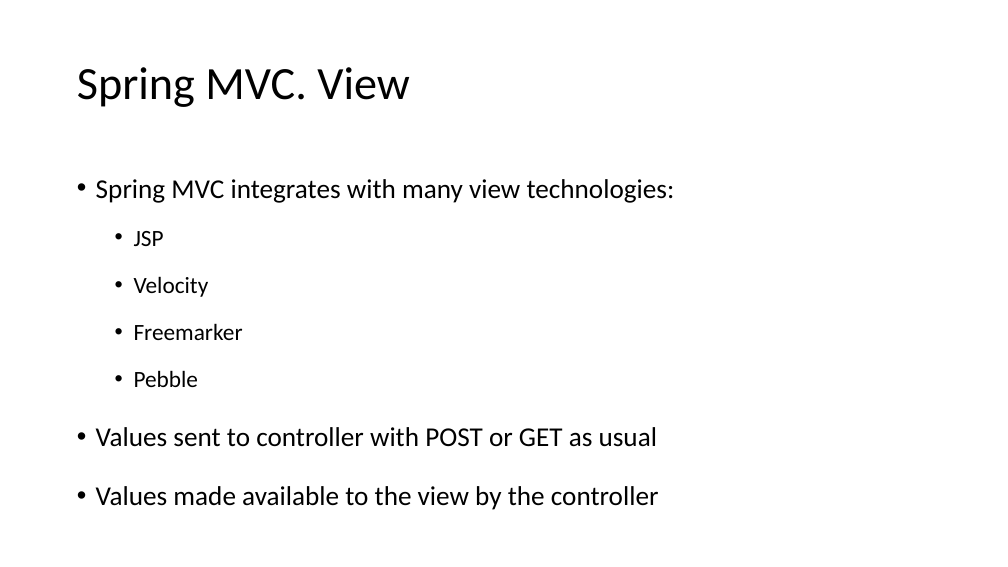
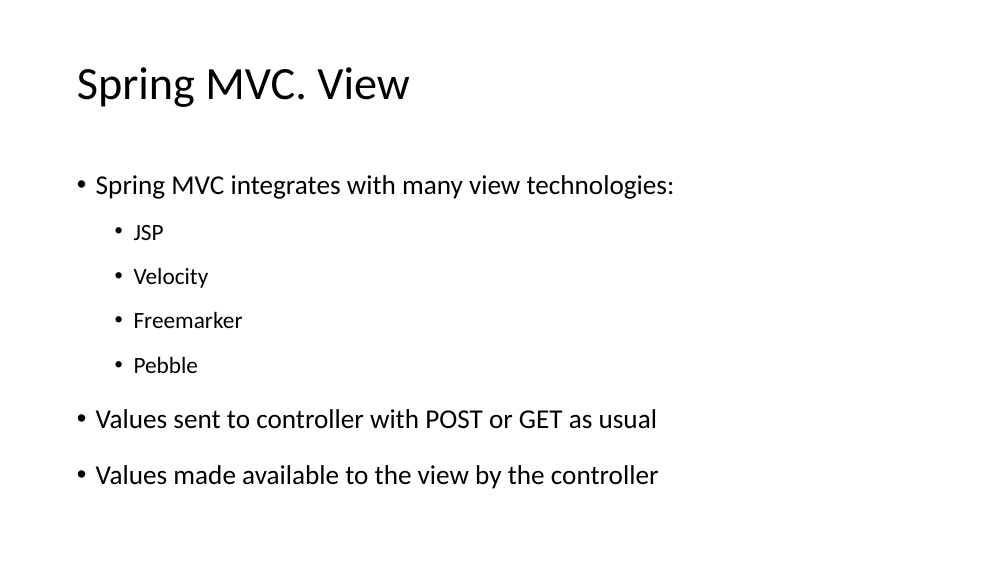
Before and after one commit to brahinets/GeekHub-J4W-8, a slide deck: slide 15 of Lectures/Lesson 16 - Spring MVC.pptx. Drawn at 1008x567 pixels with LibreOffice and Linux fonts; fonts in the diff are those of the drawing. Boxes give left, top, right and bottom in pixels: in the first picture for what was removed or moved away, otherwise in the second. Text is boxed around its words. In the diff, an @@ line names an element or a change of style, - is before the commit and + after.

```diff
--- a/Lectures/Lesson 16 - Spring MVC.pptx
+++ b/Lectures/Lesson 16 - Spring MVC.pptx
@@ text "Spring MVC integrates with many ..." at bbox=[96, 175, 675, 489]: line spacing 1.5 to 1.4 @@
```
Also in this commit, not shown: 7 other slides changed.
